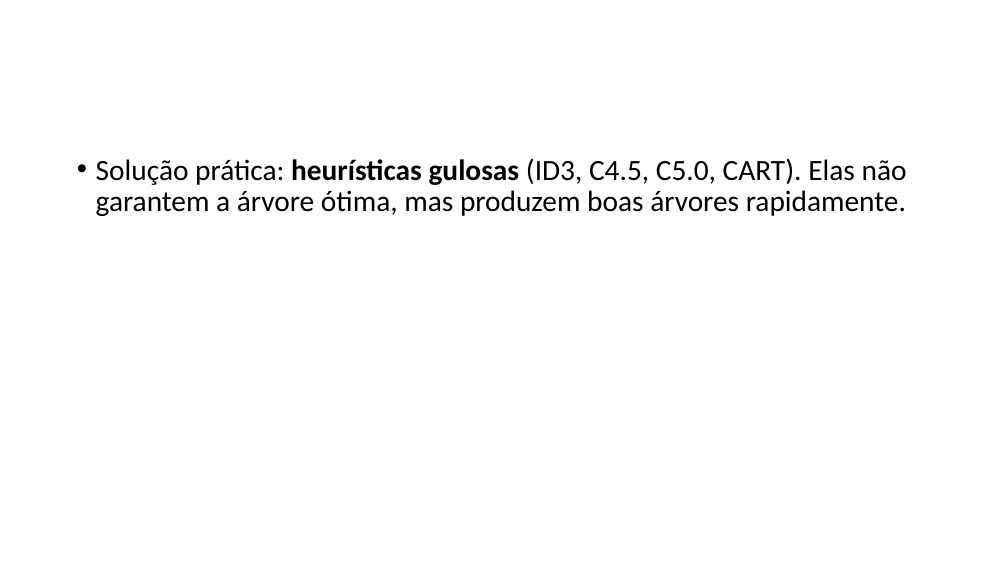
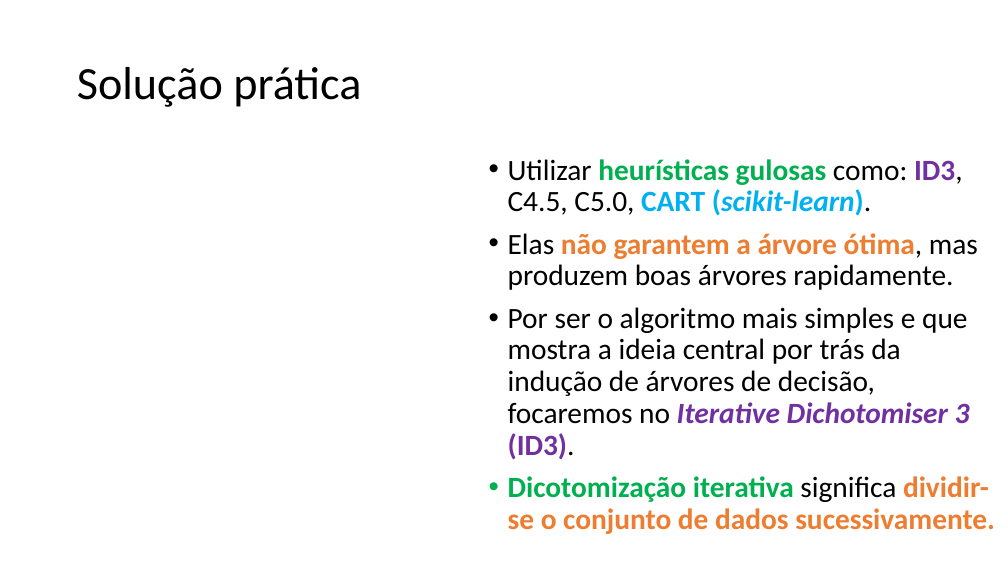
Before and after one commit to zz4fap/c24_inteligencia_artificial, a slide deck: slide 17 of slides/C24_Árvores_de_decisão.pptx (slide 16 before the commit). Drawn at 1008x567 pixels with LibreOffice and Linux fonts; fonts in the diff are those of the drawing. Boxes give left, top, right and bottom in pixels: in the first picture for what was removed or moved away, otherwise in the second. Text is boxed around its words. In the diff, an @@ line names an element or a change of style, - is before the commit and + after.

Commit message:
update of slides

```diff
--- a/slides/C24_Árvores_de_decisão.pptx
+++ b/slides/C24_Árvores_de_decisão.pptx
@@ title added at bbox=[77, 67, 361, 107], 44 pt, text #000000 @@
+Solução prática
@@ text at bbox=[508, 159, 995, 534]: text changed @@
-• Solução prática: heurísticas gulosas (ID3, C4.5, C5.0, CART). Elas não garantem a árvore ótima, mas produzem boas árvores rapidamente.
+• Utilizar heurísticas gulosas como: ID3, C4.5, C5.0, CART (scikit-learn).
+• Elas não garantem a árvore ótima, mas produzem boas árvores rapidamente.
+• Por ser o algoritmo mais simples e que mostra a ideia central por trás da indução de árvores de decisão, focaremos no Iterative Dichotomiser 3 (ID3).
+• Dicotomização iterativa significa dividir-se o conjunto de dados sucessivamente.
```
Also in this commit, not shown: 2 other slides changed, 2 slides added, 2 slides removed, 1 other file.
